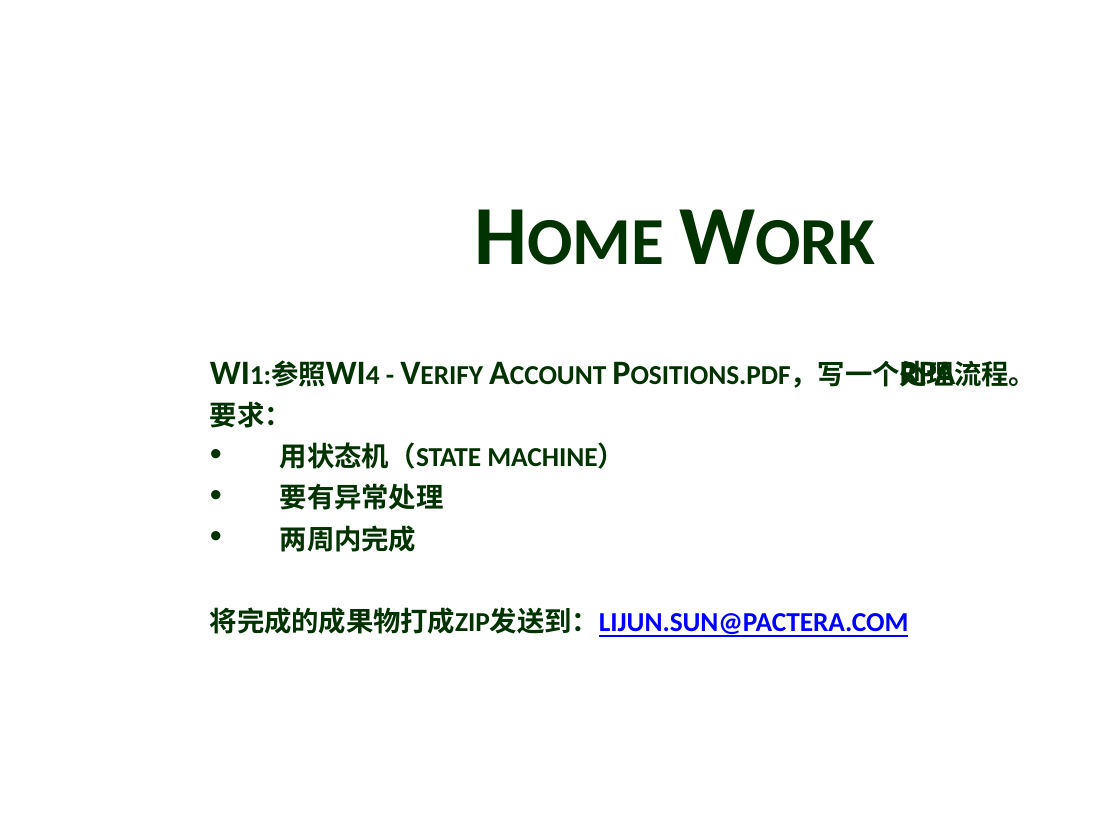
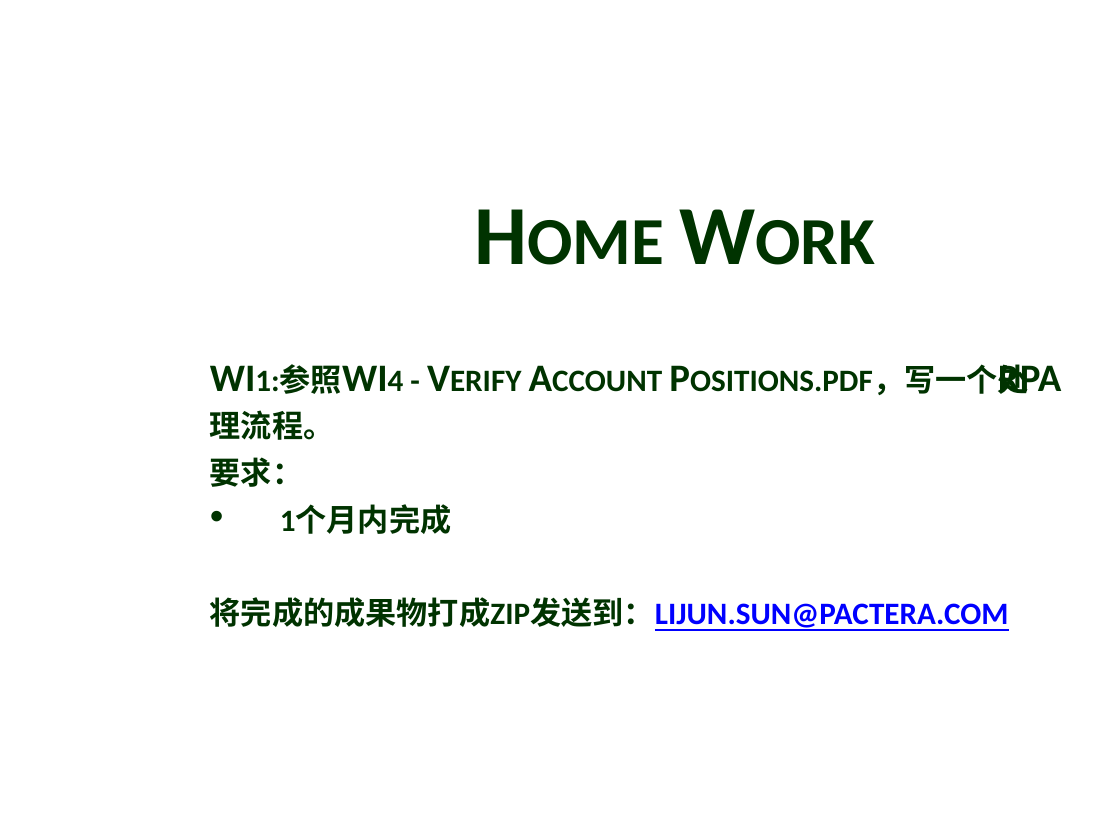
Before and after one commit to uipath-learn/docs, a slide deck: slide 7 of RPA Training.pptx. Drawn at 1120x840 pixels with LibreOffice and Linux fonts; fonts in the diff are those of the drawing; background and template pictures are left out. Boxes give left, top, right and bottom in pixels: in the first picture for what was removed or moved away, otherwise in the second. Text is boxed around its words. In the diff, an @@ line names an element or a change of style, - is before the commit and + after.

```diff
--- a/RPA Training.pptx
+++ b/RPA Training.pptx
@@ text at box(210, 365, 1009, 631): size 22 to 25 pt @@
@@ text at box(280, 505, 452, 534): text changed; size 22 to 25 pt @@
-• 用状态机（state machine）
-• 要有异常处理
-• 两周内完成
+• 1个月内完成
```
